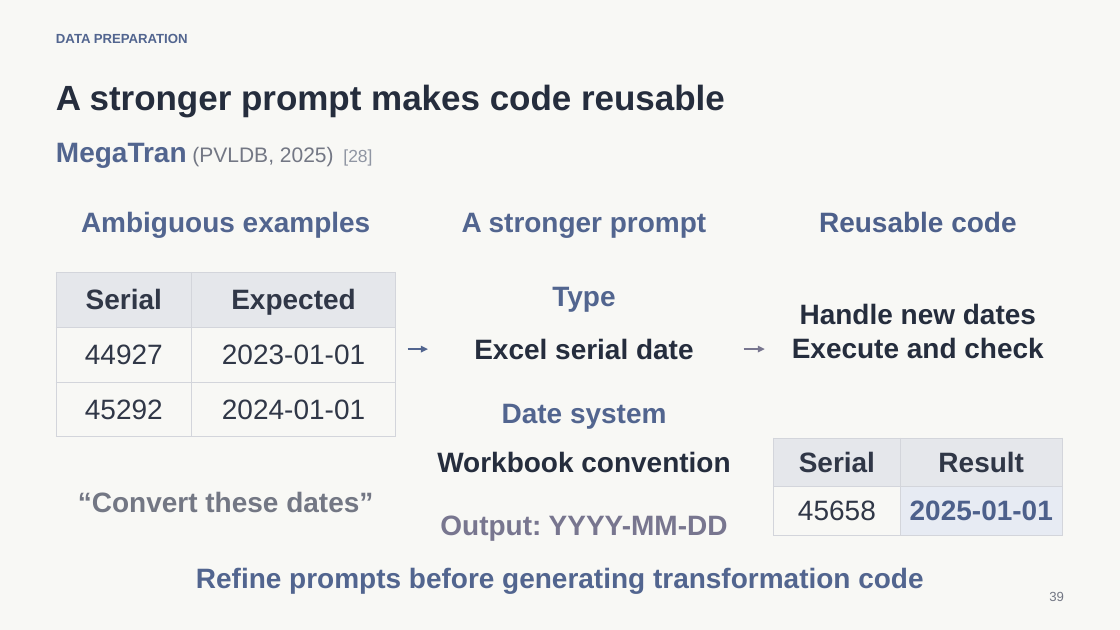
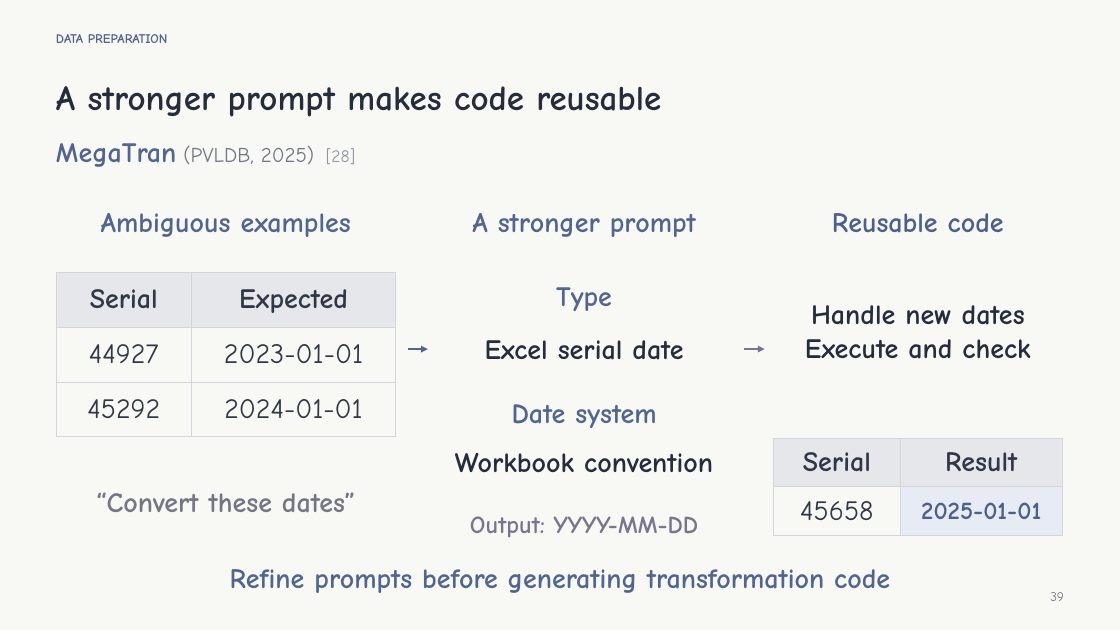
Before and after one commit to XanderZhou2022/Knowledge-Guided-Data-Cleaning, a slide deck: slide 39 of slides.pptx. Drawn at 1120x630 pixels with LibreOffice and Linux fonts; fonts in the diff are those of the drawing. Boxes give left, top, right and bottom in pixels: in the first picture for what was removed or moved away, otherwise in the second. Text is boxed around its words. In the diff, an @@ line names an element or a change of style, - is before the commit and + after.

Commit message:
Adopt Comic Sans presentation as the final version

```diff
--- a/slides.pptx
+++ b/slides.pptx
@@ table at (56, 272, 396, 437) @@
@@ font Arial to Comic Neue @@
@@ table at (774, 438, 1063, 535) @@
@@ font Arial to Comic Neue @@
@@ size 24 to 21.2 pt in "2025-01-01" @@
@@ text "Output: YYYY-MM-DD" at (470, 516, 698, 538): size 24 to 21 pt, font Arial to Comic Neue @@
@@ font Arial to Comic Neue in 14 elements at (56, 34, 168, 43), (56, 86, 661, 117), (56, 143, 355, 167), (101, 213, 351, 237), (96, 492, 355, 513), (472, 213, 696, 237), (556, 287, 612, 311), (485, 340, 683, 360), (512, 404, 656, 428), (455, 453, 713, 472), (832, 213, 1004, 233), (805, 305, 1031, 359), (230, 569, 890, 593), (1050, 592, 1064, 601) @@
```
Also in this commit, not shown: 51 other slides changed, 1 other file.
